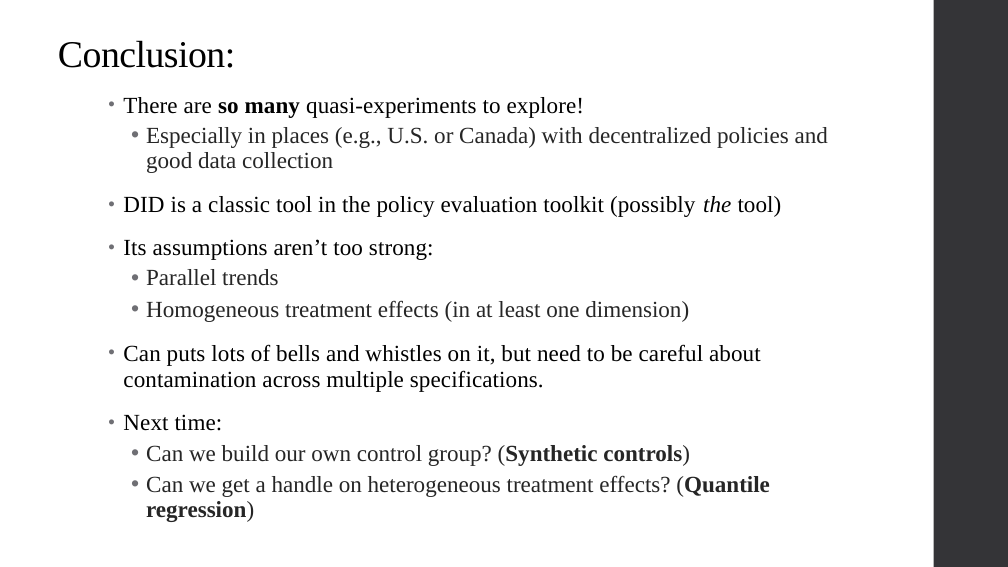
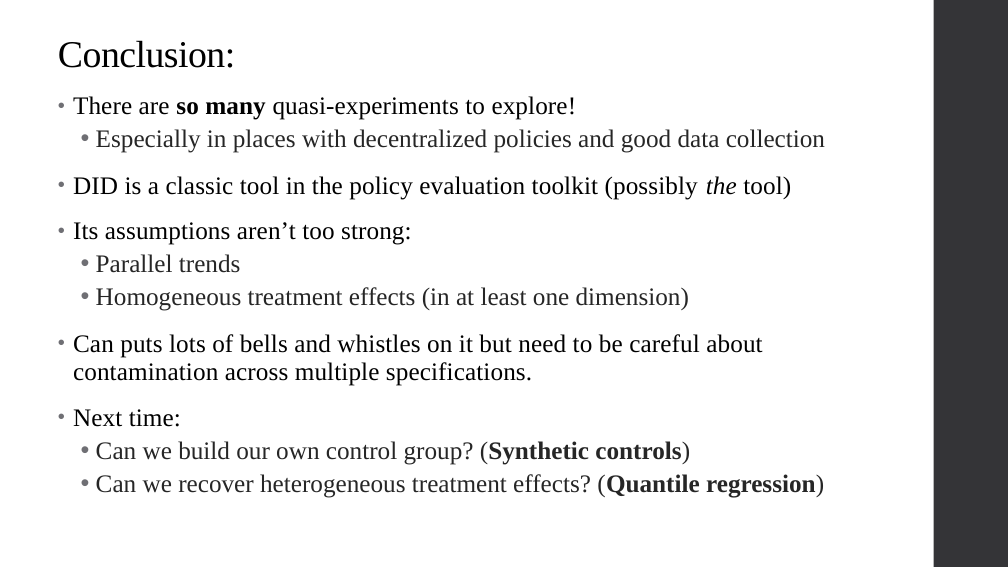
Before and after one commit to qiufei/fork-HAD5744, a slide deck: slide 52 of Lecture09_DifferenceinDifferences/Lecture9_DiD_2022F.pptx (slide 45 before the commit). Drawn at 1008x567 pixels with LibreOffice and Linux fonts; fonts in the diff are those of the drawing. Boxes give left, top, right and bottom in pixels: in the first picture for what was removed or moved away, otherwise in the second. Text is boxed around its words. In the diff, an @@ line names an element or a change of style, - is before the commit and + after.

```diff
--- a/Lecture09_DifferenceinDifferences/Lecture9_DiD_2022F.pptx
+++ b/Lecture09_DifferenceinDifferences/Lecture9_DiD_2022F.pptx
@@ text "There are so many quasi-experiments ...": place and size @@
-text "There are so many quasi-experiments ..." at [123, 97, 828, 522]
+text "There are so many quasi-experiments ..." at [73, 96, 825, 498]
@@ text at [73, 96, 791, 465]: size 22 to 24 pt in "There are so many quasi-experiments to explore!", "DID is a classic tool in the ...", "Its assumptions aren’t too strong:", "Parallel trends" and 3 more places @@
@@ text at [96, 129, 825, 153]: text changed; size 22 to 24 pt @@
-  • Especially in places (e.g., U.S. or Canada) with decentralized policies and good data collection
+  • Especially in places with decentralized policies and good data collection
@@ text at [73, 334, 762, 386]: text changed; size 22 to 24 pt @@
-• Can puts lots of bells and whistles on it, but need to be careful about contamination across multiple specifications.
+• Can puts lots of bells and whistles on it but need to be careful about contamination across multiple specifications.
@@ text at [96, 474, 824, 498]: text changed; size 22 to 24 pt @@
-  • Can we get a handle on heterogeneous treatment effects? (Quantile regression)
+  • Can we recover heterogeneous treatment effects? (Quantile regression)
```
Also in this commit, not shown: 22 other slides changed, 7 slides added, 9 other files.
